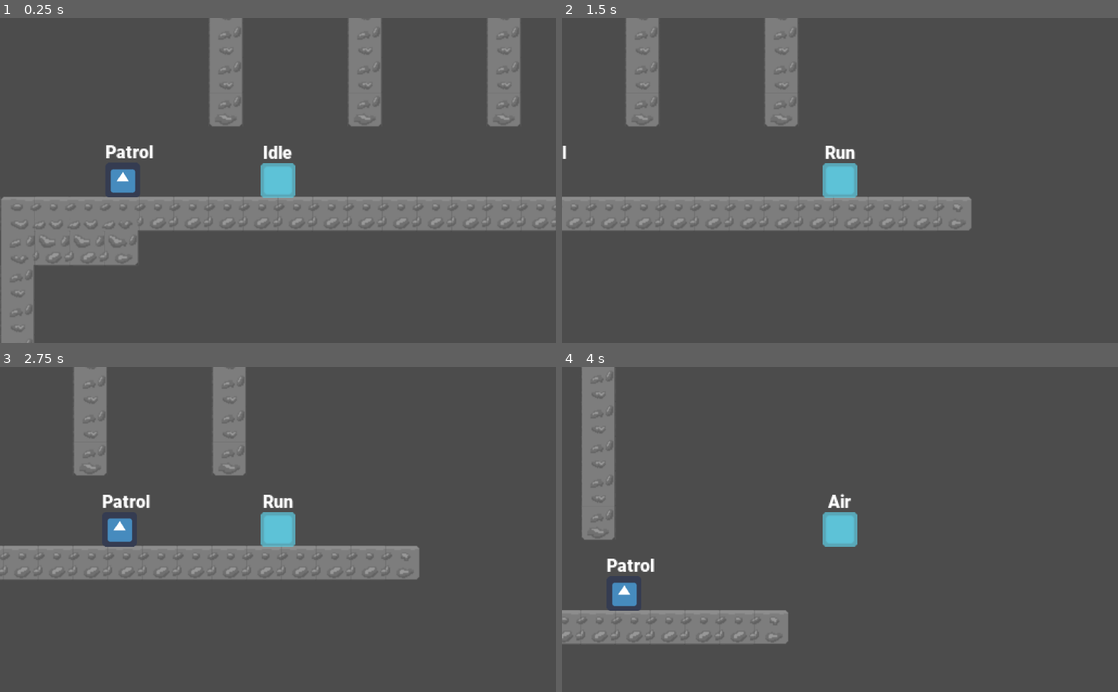
Above: before the commit, frames 1-4 (two rows, left to right).
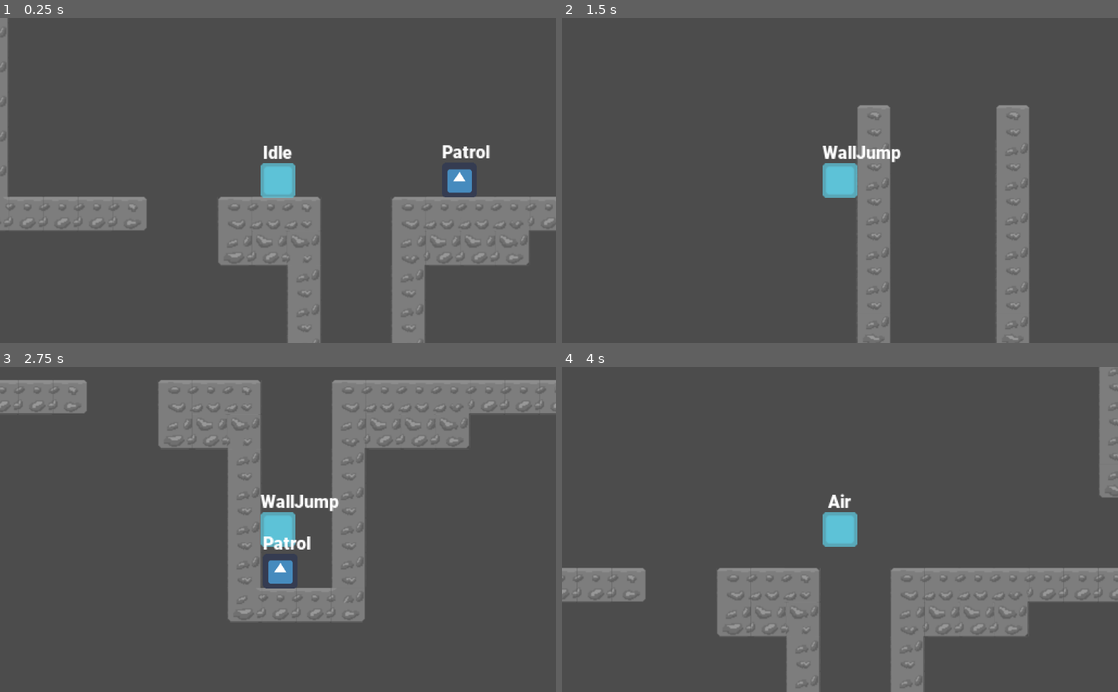
Above: after the commit, the same moments.

Repository: Vikrant0-7/Icecube_Adventure
Game: Godot game, scene res://Test.tscn
Two runs of this game, one before a commit and one after it. Both use one fixed random seed, a clock stepped at 60 frames per second and the inputs below. The project has no main scene, so this scene is started directly. The engine's default icon, where the game draws it, is replaced by a stand-in: a white triangle on a blue panel in a dark square.
Inputs:
- Up to frame 1 (0.25 s): no input
- Up to frame 2 (1.5 s): hold Shift (Sprint) 0.53-1.28 s; hold Right (Right) from 0.53 s (still down); tap Up (Jump) at 0.77 s; tap S (duck) at 1.35 s
- Up to frame 3 (2.75 s): tap Up (Jump) at 1.52 s; release Right (Right) at 2.03 s; hold Left (Left) from 2.03 s (still down); hold E (enable_special) from 2.03 s (still down)
- Up to frame 4 (4 s): release Left (Left) at 2.78 s; release E (enable_special) at 2.78 s; hold Right (Right) from 2.78 s (still down); tap Shift (Sprint) at 2.85 s; tap Up (Jump) at 3.02, 3.77 s; hold S (duck) from 3.53 s (still down)

The runs differ from the first frame. In frame 1, 22% of the frame differs, in the area x 0-100%, y 0-100%; in frame 2, 19%; in frame 3, 26%, in the area x 0-100%, y 0-79%; in frame 4, 21%.

Commit message:
fixed glitch where enemy is stuck at wall

Diff:
--- a/Scripts/Enemies/Stupid/States/Patrol.gd
+++ b/Scripts/Enemies/Stupid/States/Patrol.gd
@@ -1,12 +1,14 @@
 extends StupidState
 
 func start() -> void:
-	Self.dir.x = 1
+	Self.dir.x = sign(get_tree().get_nodes_in_group("Player")[0].global_position.x - Self.global_position.x)
 
 func fixed_update(delta: float) -> void:
 	if not Self.is_stupid:
 		if can_fall():
 			switch_direction()
+	if Self.is_on_wall():
+		switch_direction()
 	Self.velocity.y += 500 * delta
 	Self.velocity.x = Self.dir.x * 100
 	Self.velocity = Self.move_and_slide(Self.velocity, Vector2.UP)
--- a/Test.tscn
+++ b/Test.tscn
@@ -15,7 +15,7 @@
 tile_data = PoolIntArray( 327644, 0, 458752, 327662, 0, 458752, 327666, 0, 458752, 327670, 0, 458752, 393180, 0, 327682 …(1382 unchanged characters)…
 
 [node name="Player" parent="." instance=ExtResource( 2 )]
-position = Vector2( -512, 376 )
+position = Vector2( -872, 376 )
 
 [node name="Enemy_Basic" parent="." instance=ExtResource( 3 )]
 position = Vector2( -680, 392 )
Not shown: 3 places in Prefabs/Player.tscn that only renumber resources
